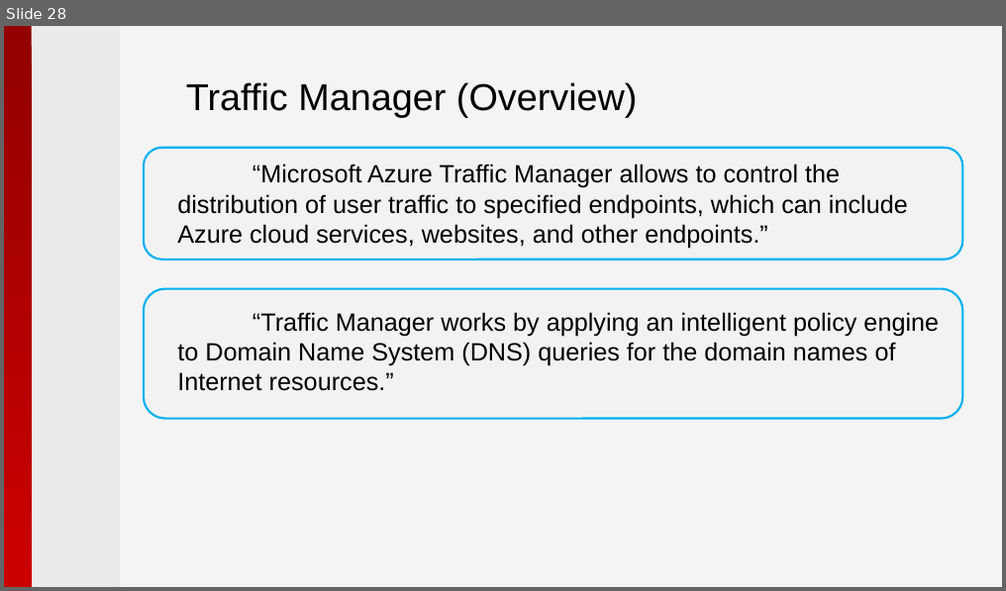
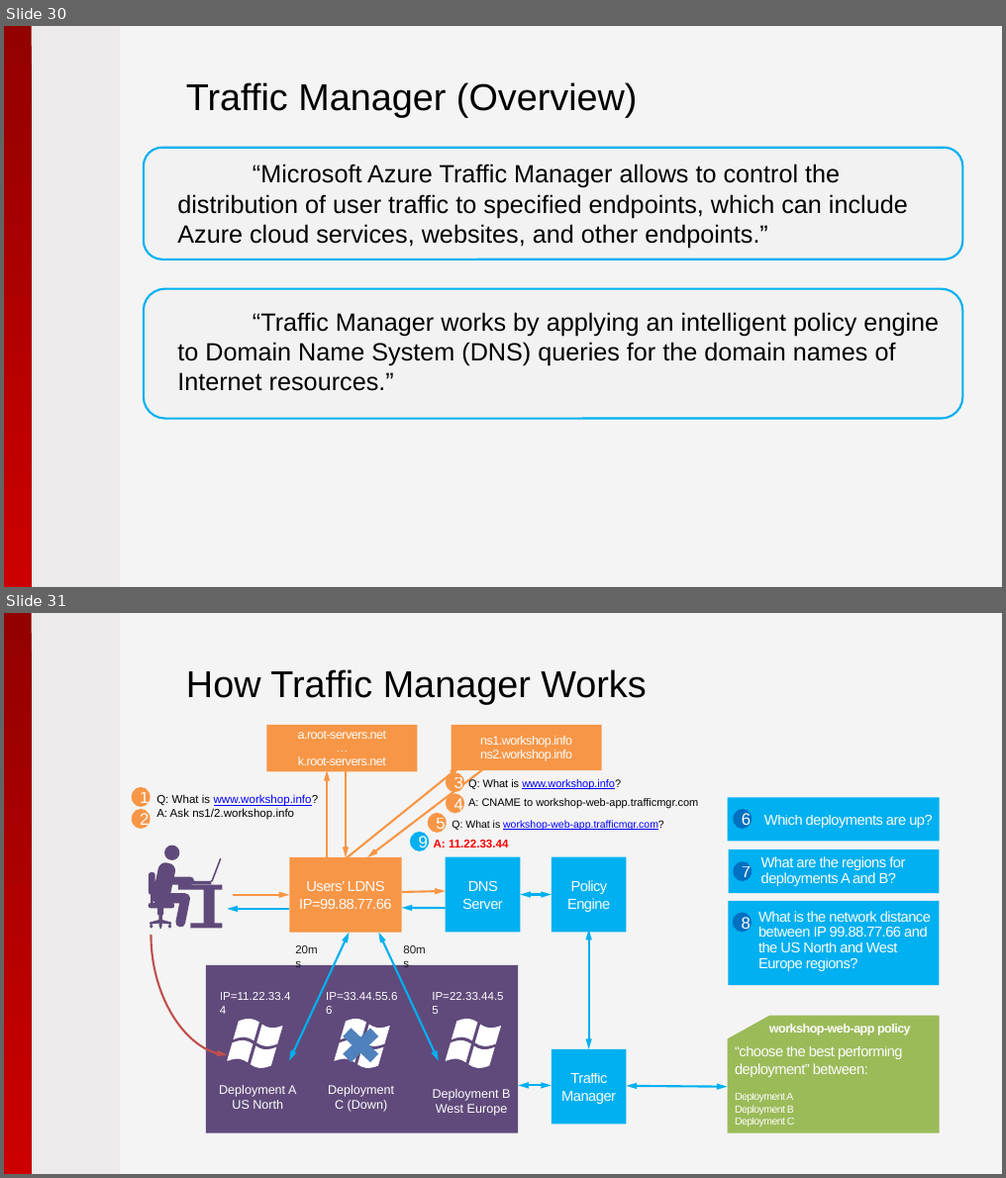
Before and after one commit to pryabov/Hackathon-2015, a slide deck: Presentation/2015 - Microsoft Azure.pptx. Shown one above the other, each under a label of ours: slide 28 before the commit, slides 30 and 31 after it. The pictures are 1006x591 and 1006x1178 pixels, drawn with LibreOffice and Linux fonts; fonts in the diff are those of the drawing; background and template pictures are left out. Boxes give left, top, right and bottom in pixels: in the first picture for what was removed or moved away, otherwise in the second. Text is boxed around its words. In the diff, an @@ line names an element or a change of style, - is before the commit and + after.

```diff
--- a/Presentation/2015 - Microsoft Azure.pptx
+++ b/Presentation/2015 - Microsoft Azure.pptx
@@ slide 31 added at bbox=[4, 613, 1002, 1174], background #F4F4F4; not listed: 2 template elements that a slide beside it also shows @@
@@ title added at bbox=[186, 669, 646, 704], 36 pt, text #000000 @@
+How Traffic Manager Works
@@ group added at bbox=[132, 725, 417, 933]: 3 arrows, 2 rectangles, 2 ellipses, 1 text @@
+Users’ LDNS
+IP=99.88.77.66
+a.root-servers.net
+…
+k.root-servers.net
+Q: What is www.workshop.info?
+A: Ask ns1/2.workshop.info
+1
+2
@@ group added at bbox=[332, 725, 698, 869]: 2 arrows, 2 ellipses, 1 rectangle, 1 text @@
+ns1.workshop.info
+ns2.workshop.info
+Q: What is www.workshop.info?
+A: CNAME to workshop-web-app.trafficmgr.com
+3
+4
@@ text added at bbox=[764, 815, 932, 828], 14 pt, text #FFFFFF @@
+Which deployments are up?
@@ freeform shape added at bbox=[149, 845, 223, 928], fill #604A7B @@
@@ group added at bbox=[151, 832, 508, 1056]: 2 arrows, 1 curved arrow, 1 ellipse, 1 text @@
+9
+A: 11.22.33.44
@@ text added at bbox=[761, 857, 905, 886], 14 pt, text #FFFFFF @@
+What are the regions for deployments A and B?
@@ group added at bbox=[206, 933, 519, 1134]: 8 texts, 3 freeform shapes, 2 double arrows, 1 rectangle, 1 cross @@
+Deployment A
+US North
+Deployment B
+West Europe
+Deployment C (Down)
+IP=11.22.33.44
+IP=22.33.44.55
+IP=33.44.55.66
+20ms
+80ms
@@ group added at bbox=[727, 797, 940, 986]: 3 rectangles, 3 ellipses, 1 text @@
+6
+7
+8
+What is the network distance between IP 99.88.77.66 and
+the US North and West Europe regions?
@@ group added at bbox=[402, 813, 939, 1134]: 3 rectangles, 3 double arrows, 2 texts, 1 flow chart punched card, 1 arrow, 1 ellipse @@
+“choose the best performing deployment” between:
+Deployment A
+Deployment B
+Deployment C
+DNS Server
+Q: What is workshop-web-app.trafficmgr.com?
+Policy Engine
+Traffic Manager
+5
+workshop-web-app policy
@@ double arrow added from (551, 1085) to (519, 1085), #00B0F0 2 pt @@
@@ what was slide 28 is now slide 30 @@
```
Also in this commit, not shown: 4 slides changed, 3 other slides added, 1 slide removed, 2 other files.
